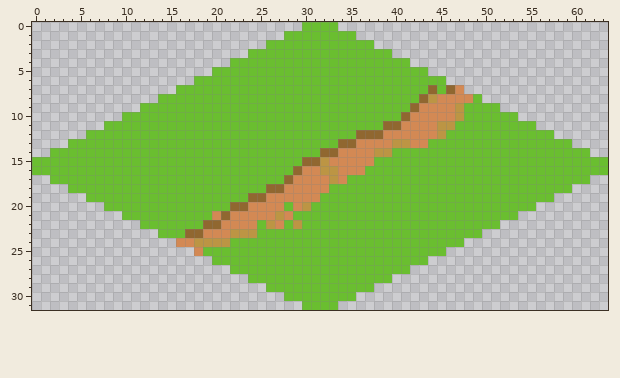
Two versions of one pixel-art file, sprites/overworld/map_tiles/summer/road/road.aseprite. The picture above is the old version.
64x32 pixels, 1 frame.
The same view after the edit:
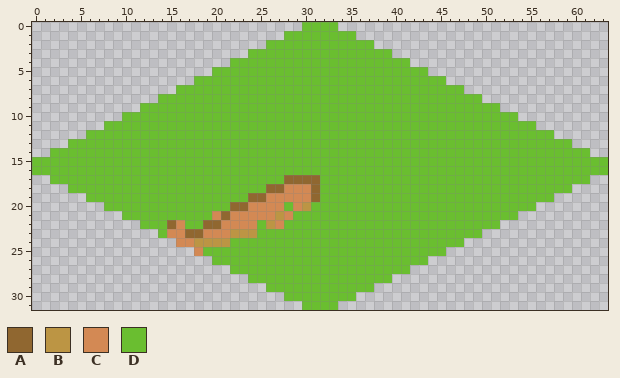
Palette (. is transparent): A #906730  B #bc9544  C #d38954  D #6abe30
The edit:
layer "just_bottom_left" added
layer "diagonal_1" now hidden
@@ x 13..50 @@
  6 .....DDDDDDDDDDDDDDDDDDDDDDDDDDDD.....
- 7 ...DDDDDDDDDDDDDDDDDDDDDDDDDDDDADAC...
- 8 .DDDDDDDDDDDDDDDDDDDDDDDDDDDDDABCCCCD.
- 9 DDDDDDDDDDDDDDDDDDDDDDDDDDDDDACCCCBDDD
-10 DDDDDDDDDDDDDDDDDDDDDDDDDDDDACCCCCBDDD
-11 DDDDDDDDDDDDDDDDDDDDDDDDDDAACCCCBBDDDD
-12 DDDDDDDDDDDDDDDDDDDDDDDAAACCCCCCBDDDDD
-13 DDDDDDDDDDDDDDDDDDDDDAACCCCBBCCDDDDDDD
-14 DDDDDDDDDDDDDDDDDDDAACCCCBBDDDDDDDDDDD
-15 DDDDDDDDDDDDDDDDDAABCCCCCDDDDDDDDDDDDD
-16 DDDDDDDDDDDDDDDDACCBBCCCDDDDDDDDDDDDDD
-17 DDDDDDDDDDDDDDDACCCCBCDDDDDDDDDDDDDDDD
-18 DDDDDDDDDDDDDAACCCCCDDDDDDDDDDDDDDDDDD
-19 DDDDDDDDDDDAACCCCCCDDDDDDDDDDDDDDDDDDD
+ 7 ...DDDDDDDDDDDDDDDDDDDDDDDDDDDDDDDD...
+ 8 .DDDDDDDDDDDDDDDDDDDDDDDDDDDDDDDDDDDD.
+ 9 DDDDDDDDDDDDDDDDDDDDDDDDDDDDDDDDDDDDDD
+10 DDDDDDDDDDDDDDDDDDDDDDDDDDDDDDDDDDDDDD
+11 DDDDDDDDDDDDDDDDDDDDDDDDDDDDDDDDDDDDDD
+12 DDDDDDDDDDDDDDDDDDDDDDDDDDDDDDDDDDDDDD
+13 DDDDDDDDDDDDDDDDDDDDDDDDDDDDDDDDDDDDDD
+14 DDDDDDDDDDDDDDDDDDDDDDDDDDDDDDDDDDDDDD
+15 DDDDDDDDDDDDDDDDDDDDDDDDDDDDDDDDDDDDDD
+16 DDDDDDDDDDDDDDDDDDDDDDDDDDDDDDDDDDDDDD
+17 DDDDDDDDDDDDDDDAAAADDDDDDDDDDDDDDDDDDD
+18 DDDDDDDDDDDDDAACCCADDDDDDDDDDDDDDDDDDD
+19 DDDDDDDDDDDAACCCCCADDDDDDDDDDDDDDDDDDD
 20 DDDDDDDDDAACCCCDCBDDDDDDDDDDDDDDDDDDDD
 21 DDDDDDDCACCCCCBCDDDDDDDDDDDDDDDDDDDDDD
-22 DDDDDDAACCCCDBCDBDDDDDDDDDDDDDDDDDDDDD
-23 .DDDAACCCBBBDDDDDDDDDDDDDDDDDDDDDDDDD.
+22 DDACDDAACCCCDBCDDDDDDDDDDDDDDDDDDDDDDD
+23 .DCCAACCCBBBDDDDDDDDDDDDDDDDDDDDDDDDD.
 24 ...CCBBBBDDDDDDDDDDDDDDDDDDDDDDDDDD...
Boxes around the changes in both pictures, in picture pixels (x1, y1, x2, y2):
changed: (293, 85, 473, 229)
changed: (167, 220, 185, 238)
